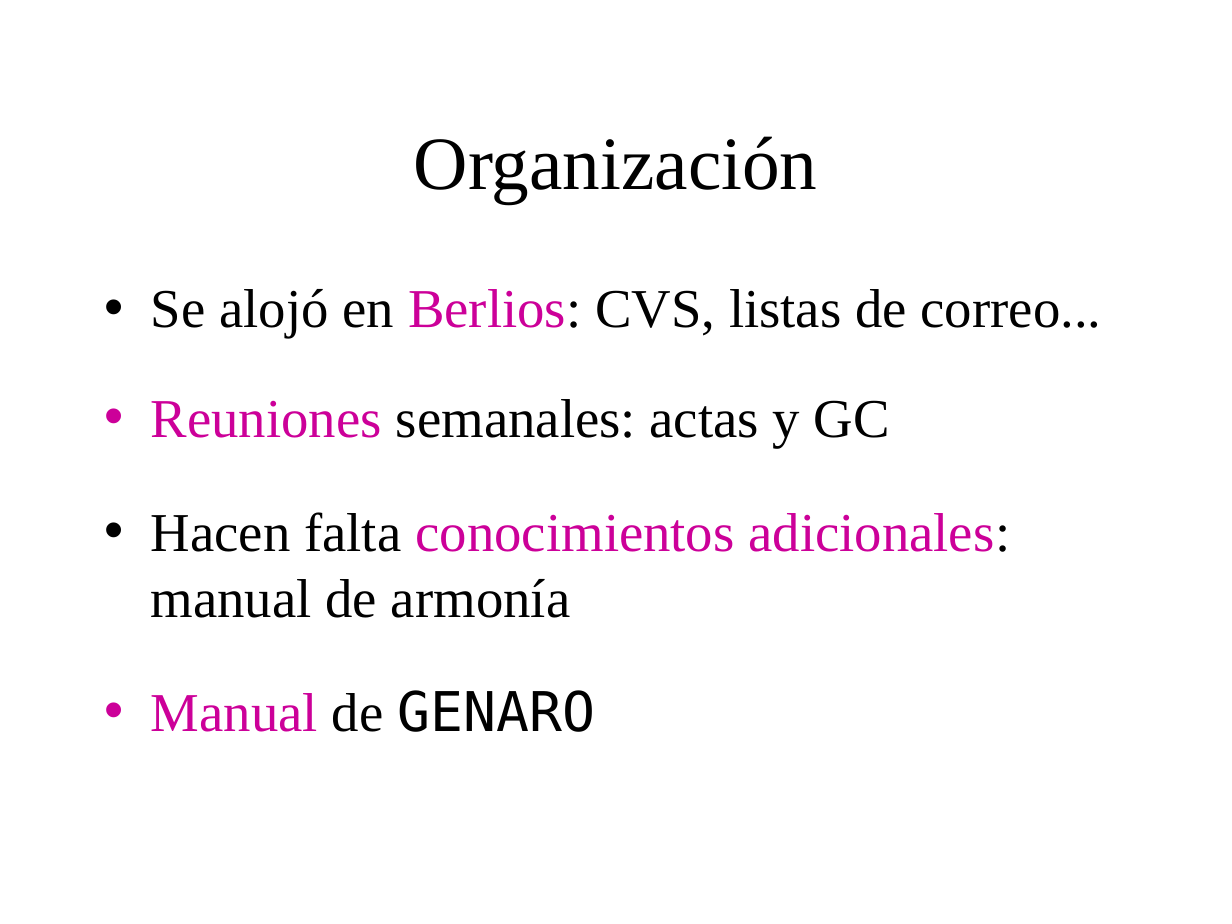
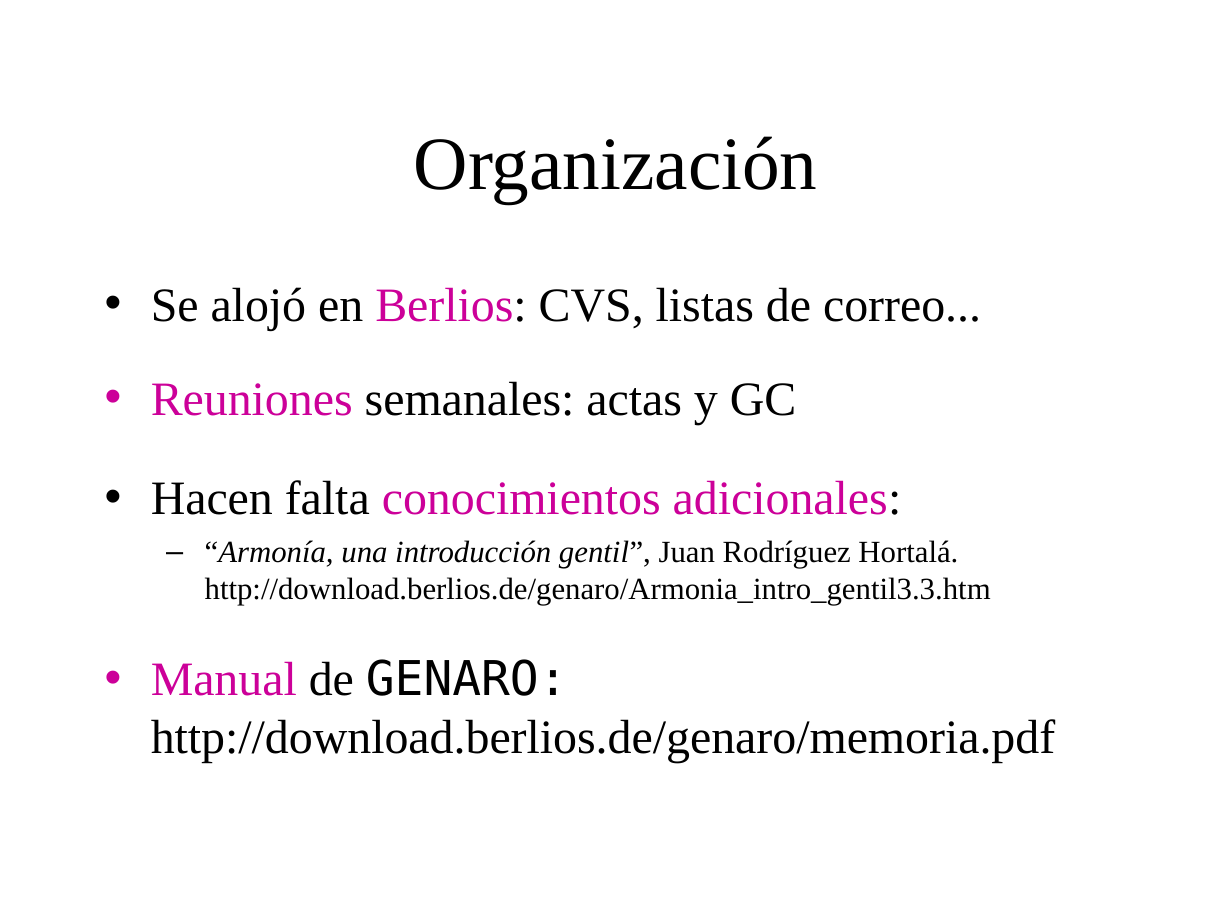
Before and after one commit to BackupTheBerlios/genaro, a slide deck: slide 32 of Documentos/MemoriaSSII/presentacion_proyecto2.ppt. Drawn at 1232x924 pixels with LibreOffice and Linux fonts; fonts in the diff are those of the drawing; background and template pictures are left out. Boxes give left, top, right and bottom in pixels: in the first picture for what was removed or moved away, otherwise in the second. Text is boxed around its words. In the diff, an @@ line names an element or a change of style, - is before the commit and + after.

```diff
--- a/Documentos/MemoriaSSII/presentacion_proyecto2.ppt
+++ b/Documentos/MemoriaSSII/presentacion_proyecto2.ppt
@@ text at (x1=151, y1=287, x2=981, y2=425): size 32 to 28 pt in "Se alojó en Berlios: CVS, listas de ...", "Reuniones semanales: actas y GC"; less space between paragraphs @@
@@ text at (x1=151, y1=480, x2=1056, y2=763): text changed; size 32 to 18 pt @@
-• Hacen falta conocimientos adicionales: manual de armonía
-• Manual de GENARO
+• Hacen falta conocimientos adicionales:
+  – “Armonía, una introducción gentil”, Juan Rodríguez Hortalá. http://download.berlios.de/genaro/Armonia_intro_gentil3.3.htm
+• Manual de GENARO: http://download.berlios.de/genaro/memoria.pdf
```
Also in this commit, not shown: 9 other slides changed.
